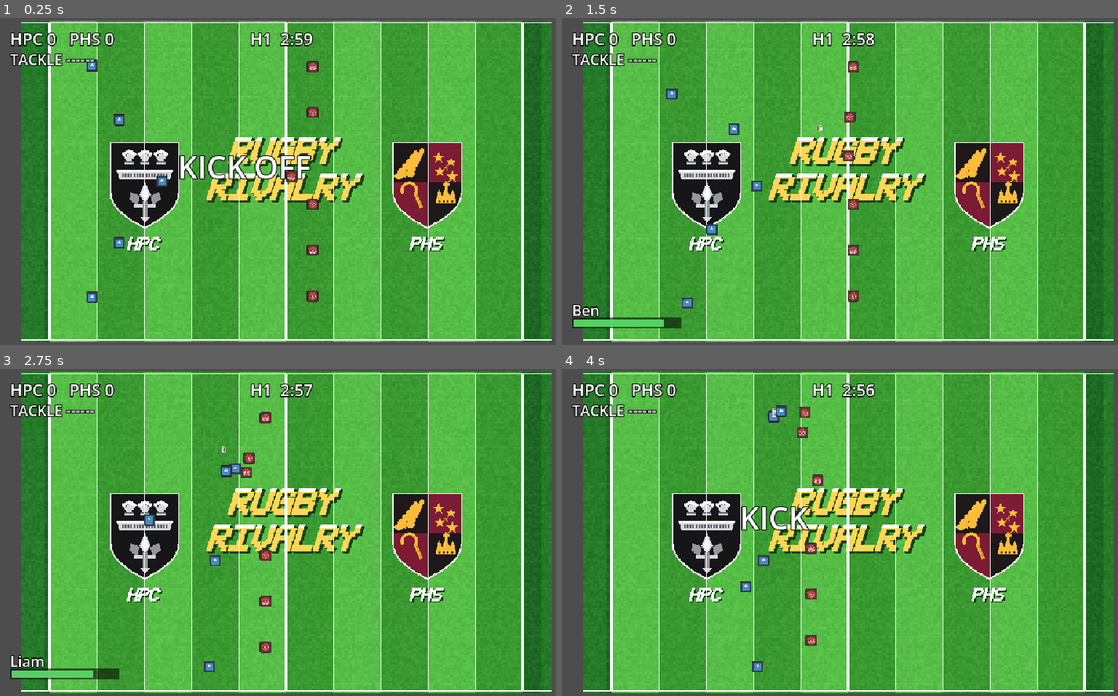
Above: before the commit, frames 1-4 (two rows, left to right).
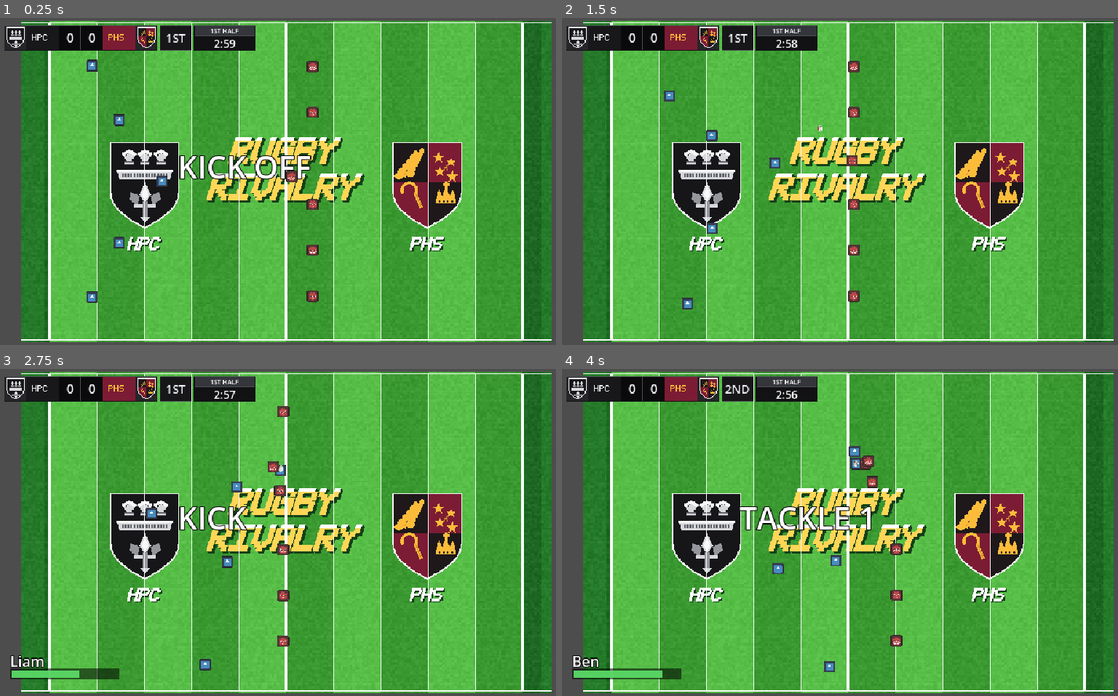
Above: after the commit, the same moments.

Repository: 24143-maker/11DIT_ASSIGMENT
Game: Godot game, scene res://scenes/match/match.tscn
Two runs of this game, one before a commit and one after it. Both use one fixed random seed, a clock stepped at 60 frames per second and the inputs below. The engine's default icon, where the game draws it, is replaced by a stand-in: a white triangle on a blue panel in a dark square.
Inputs:
- Up to frame 1 (0.25 s): no input
- Up to frame 2 (1.5 s): hold D (move_right) 0.53-1.28 s; tap Space (kick) at 0.6, 1.35 s; hold S (move_down) from 1.28 s (still down)
- Up to frame 3 (2.75 s): release S (move_down) at 2.03 s; hold D (move_right) from 2.03 s (still down); tap 2 (kick_bomb) at 2.1 s; tap Space (kick) at 2.3 s
- Up to frame 4 (4 s): release D (move_right) at 2.78 s; hold W (move_up) 2.78-3.53 s; tap 1 (kick_grubber) at 2.85 s; tap Space (kick) at 3.05, 3.8 s; hold A (move_left) from 3.53 s (still down); tap 3 (kick_long) at 3.6 s

The runs differ from the first frame. In frame 1, 3.9% of the frame differs, in the area x 0-57%, y 2-15%; in frame 2, 5.4%; in frame 3, 6.0%; in frame 4, 7.2%, in the area x 0-62%, y 2-95%.

Commit message:
fixing some art and kick off physics also adding scoreboard

Diff:
--- a/scripts/hud.gd
+++ b/scripts/hud.gd
@@ -1,27 +1,60 @@
 extends CanvasLayer
-# Builds the whole HUD in code — no child nodes needed in the editor.
-
-var score_label: Label
+# Builds the whole HUD in code. Only needs the two scoreboard PNGs.
+
+const BOARD_TEX := "res://art/ui/scoreboard_bar.png"
+const CLOCK_TEX := "res://art/ui/clock_panel.png"
+
+# Where the scoreboard sits on screen
+const BOARD_POS := Vector2(10, 8)
+const BOARD_W := 168.0
+const TACKLE_W := 34.0
+const CLOCK_GAP := 3.0
+
+# Team colours, used to tint the tackle cell for whoever is attacking
+const HPC_COLOUR := Color(0.09, 0.09, 0.10)
+const PHS_COLOUR := Color(0.49, 0.11, 0.20)
+
+var board: TextureRect
+var clock_panel: TextureRect
+
+var home_score: Label
+var away_score: Label
+var half_label: Label
 var clock_label: Label
 var tackle_label: Label
+var tackle_cell: ColorRect
+var tackle_edge: ColorRect
 var event_label: Label
+var name_label: Label
+
 var kick_bar: ProgressBar
 var kick_bg: ColorRect
 var kick_label: Label
-
-var _event_timer: float = 0.0
 var stam_bg: ColorRect
 var stam_bar: ColorRect
-var name_label: Label
+
+var _event_timer: float = 0.0
 
 
 func _ready() -> void:
-	score_label = _make_label(Vector2(16, 10), 18)
-	clock_label = _make_label(Vector2(280, 10), 18)
-	tackle_label = _make_label(Vector2(16, 34), 16)
+	_build_scoreboard()
 
 	event_label = _make_label(Vector2(200, 140), 34)
 	event_label.visible = false
+
+	name_label = _make_label(Vector2(16, 310), 16)
+
+	stam_bg = ColorRect.new()
+	stam_bg.position = Vector2(16, 330)
+	stam_bg.size = Vector2(120, 12)
+	stam_bg.color = Color(0, 0, 0, 0.55)
+	add_child(stam_bg)
+
+	stam_bar = ColorRect.new()
+	stam_bar.position = Vector2(18, 332)
+	stam_bar.size = Vector2(116, 8)
+	stam_bar.color = Color(0.35, 0.85, 0.4, 0.95)
+	add_child(stam_bar)
 
 	kick_bg = ColorRect.new()
 	kick_bg.position = Vector2(220, 320)
@@ -39,22 +72,6 @@
 
 	kick_label = _make_label(Vector2(220, 296), 16)
 
-	# Carrier's name, sitting just above the stamina bar
-	name_label = _make_label(Vector2(16, 310), 16)
-
-	# Stamina bar, bottom-left
-	stam_bg = ColorRect.new()
-	stam_bg.position = Vector2(16, 330)
-	stam_bg.size = Vector2(120, 12)
-	stam_bg.color = Color(0, 0, 0, 0.55)
-	add_child(stam_bg)
-
-	stam_bar = ColorRect.new()
-	stam_bar.position = Vector2(18, 332)
-	stam_bar.size = Vector2(116, 8)
-	stam_bar.color = Color(0.35, 0.85, 0.4, 0.95)
-	add_child(stam_bar)
-
 	_set_kick_visible(false)
 	_refresh()
 
@@ -75,45 +92,62 @@
 		m.clock_updated.connect(_on_clock_updated)
 
 
-func _process(delta: float) -> void:
-	_update_stamina()
-
-	if _event_timer > 0.0:
-		_event_timer -= delta
-		if _event_timer <= 0.0:
-			event_label.visible = false
-
-
-func _update_stamina() -> void:
-	if stam_bar == null:
-		return
-
-	for a in get_tree().get_nodes_in_group("attackers"):
-		if a.is_user_controlled:
-			# Name above the bar
-			if name_label:
-				name_label.text = a.player_name
-				name_label.visible = true
-
-			var pct: float = clamp(a.stamina / a.stamina_max, 0.0, 1.0)
-			stam_bar.size.x = 116.0 * pct
-			stam_bg.visible = true
-			stam_bar.visible = true
-
-			# Green when fresh, amber when low, red when spent
-			if pct > 0.5:
-				stam_bar.color = Color(0.35, 0.85, 0.4, 0.95)
-			elif pct > 0.2:
-				stam_bar.color = Color(0.95, 0.75, 0.25, 0.95)
-			else:
-				stam_bar.color = Color(0.9, 0.3, 0.25, 0.95)
-			return
-
-	# Nobody controlled (e.g. during a kick-off) — hide the panel
-	if name_label:
-		name_label.visible = false
-	stam_bg.visible = false
-	stam_bar.visible = false
+func _build_scoreboard() -> void:
+	board = TextureRect.new()
+	if ResourceLoader.exists(BOARD_TEX):
+		board.texture = load(BOARD_TEX)
+	board.position = BOARD_POS
+	board.texture_filter = CanvasItem.TEXTURE_FILTER_NEAREST
+	add_child(board)
+
+	clock_panel = TextureRect.new()
+	if ResourceLoader.exists(CLOCK_TEX):
+		clock_panel.texture = load(CLOCK_TEX)
+	clock_panel.position = Vector2(BOARD_POS.x + BOARD_W + TACKLE_W + CLOCK_GAP * 2.0, BOARD_POS.y)
+	clock_panel.texture_filter = CanvasItem.TEXTURE_FILTER_NEAREST
+	add_child(clock_panel)
+
+	# Score numbers sit in the two dark boxes on the bar
+	# Score boxes on the bar: x 60-83 and 84-107, y 1-26
+	home_score = _make_board_label(Vector2(BOARD_POS.x + 60, BOARD_POS.y + 1), 14, 24, 26)
+	away_score = _make_board_label(Vector2(BOARD_POS.x + 84, BOARD_POS.y + 1), 14, 24, 26)
+
+	# Tackle cell — tinted with whichever team is attacking
+	var tx: float = BOARD_POS.x + BOARD_W + CLOCK_GAP
+	tackle_edge = ColorRect.new()
+	tackle_edge.position = Vector2(tx, BOARD_POS.y)
+	tackle_edge.size = Vector2(TACKLE_W, 28)
+	tackle_edge.color = Color(0.31, 0.31, 0.34)
+	add_child(tackle_edge)
+
+	tackle_cell = ColorRect.new()
+	tackle_cell.position = Vector2(tx, BOARD_POS.y + 1)
+	tackle_cell.size = Vector2(TACKLE_W, 26)
+	tackle_cell.color = HPC_COLOUR
+	add_child(tackle_cell)
+
+	tackle_label = _make_board_label(Vector2(tx, BOARD_POS.y + 1), 13, TACKLE_W, 26)
+
+	# Half + time inside the clock panel
+	# Clock panel is 68 wide. Header strip y 1-10, time area y 12-27.
+	# Font sizes are kept under the box height so the two never collide.
+	var cx: float = BOARD_POS.x + BOARD_W + TACKLE_W + CLOCK_GAP * 2.0
+	half_label = _make_board_label(Vector2(cx + 1, BOARD_POS.y - 5), 7, 66, 10)
+	half_label.clip_text = true
+	clock_label = _make_board_label(Vector2(cx + 1, BOARD_POS.y + 8.5), 12, 66, 16)
+	clock_label.clip_text = true
+
+
+func _make_board_label(pos: Vector2, size: int, width: float, height: float = 26.0) -> Label:
+	var l := Label.new()
+	l.position = pos
+	l.size = Vector2(width, height)
+	l.horizontal_alignment = HORIZONTAL_ALIGNMENT_CENTER
+	l.vertical_alignment = VERTICAL_ALIGNMENT_CENTER
+	l.add_theme_font_size_override("font_size", size)
+	l.add_theme_color_override("font_color", Color.WHITE)
+	add_child(l)
+	return l
 
 
 func _make_label(pos: Vector2, size: int) -> Label:
@@ -127,18 +161,43 @@
 	return l
 
 
+func _process(delta: float) -> void:
+	_update_stamina()
+	if _event_timer > 0.0:
+		_event_timer -= delta
+		if _event_timer <= 0.0:
+			event_label.visible = false
+
+
 func _refresh() -> void:
-	score_label.text = "%s %d   %s %d" % [GameState.HOME_SHORT, GameState.score[0], GameState.AWAY_SHORT, GameState.score[1]]
-	var dots := ""
-	for i in range(GameState.TACKLES_PER_SET):
-		dots += "O" if i < GameState.tackle_count else "-"
-	tackle_label.text = "TACKLE " + dots
+	home_score.text = str(GameState.score[0])
+	away_score.text = str(GameState.score[1])
+	# 1ST, 2ND, 3RD ... for the current tackle in the set
+	var n: int = clamp(GameState.tackle_count + 1, 1, GameState.TACKLES_PER_SET)
+	tackle_label.text = _ordinal(n)
+
+	# The cell takes the attacking team's colour
+	if tackle_cell:
+		tackle_cell.color = HPC_COLOUR if GameState.possession == 0 else PHS_COLOUR
+		tackle_label.add_theme_color_override(
+			"font_color",
+			Color(0.93, 0.94, 0.96) if GameState.possession == 0 else Color(0.99, 0.74, 0.23)
+		)
+
+
+func _ordinal(n: int) -> String:
+	match n:
+		1: return "1ST"
+		2: return "2ND"
+		3: return "3RD"
+		_: return str(n) + "TH"
 
 
 func _on_clock_updated(seconds: float, half: int) -> void:
 	var m := int(seconds) / 60
 	var s := int(seconds) % 60
-	clock_label.text = "H%d  %d:%02d" % [half, m, s]
+	clock_label.text = "%d:%02d" % [m, s]
+	half_label.text = "1ST HALF" if half == 1 else "2ND HALF"
 
 
 func show_event(text: String) -> void:
@@ -148,6 +207,31 @@
 	_refresh()
 
 
+func _update_stamina() -> void:
+	if stam_bar == null:
+		return
+	for a in get_tree().get_nodes_in_group("attackers"):
+		if a.is_user_controlled:
+			if name_label:
+				name_label.text = a.player_name
+				name_label.visible = true
+			var pct: float = clamp(a.stamina / a.stamina_max, 0.0, 1.0)
+			stam_bar.size.x = 116.0 * pct
+			stam_bg.visible = true
+			stam_bar.visible = true
+			if pct > 0.5:
+				stam_bar.color = Color(0.35, 0.85, 0.4, 0.95)
+			elif pct > 0.2:
+				stam_bar.color = Color(0.95, 0.75, 0.25, 0.95)
+			else:
+				stam_bar.color = Color(0.9, 0.3, 0.25, 0.95)
+			return
+	if name_label:
+		name_label.visible = false
+	stam_bg.visible = false
+	stam_bar.visible = false
+
+
 func _set_kick_visible(v: bool) -> void:
 	kick_bar.visible = v
 	kick_bg.visible = v
--- a/scripts/match.gd
+++ b/scripts/match.gd
@@ -19,6 +19,7 @@
 var scoring: bool = false
 var kickoff_chase: bool = false
 var kickoff_landing: Vector2 = Vector2.ZERO
+var kickoff_receiver: Node2D = null    # locked once, never reassigned
 var kick_chaser: Node2D = null          # the one player committed to chasing a kick
 var kick_control_delay: float = 0.0     # counts down before control switches to them
 
@@ -118,6 +119,7 @@
 	GameState.reset_set()
 	kickoff_in_progress = true
 	kickoff_chase = false
+	kickoff_receiver = null
 	kick_chaser = null
 	kick_control_delay = 0.0
 	current_carrier = null
@@ -186,6 +188,18 @@
 	var power: float = clamp(to_target.length() / 420.0, 0.55, 1.0)
 	ball.kick(kicker.global_position, dir, power, "long")
 
+	# LOCK the receiver now, based on where the ball is actually going.
+	# Never reassign — swapping mid-flight is what caused the jitter.
+	kickoff_receiver = _closest_in_group_to("attackers", kickoff_landing)
+	if kickoff_receiver:
+		for a in get_tree().get_nodes_in_group("attackers"):
+			a.is_chasing_ball = false
+			a.is_user_controlled = false
+			if a != kickoff_receiver:
+				a.advance_to_x = kickoff_landing.x - 60.0
+		kickoff_receiver.is_chasing_ball = true
+		kickoff_receiver.chase_ball_pos = kickoff_landing
+
 	kickoff_chase = true
 	kicker.state = Defender.State.RETREAT
 
@@ -227,6 +241,10 @@
 
 
 func _set_control(who: Node2D) -> void:
+	# While a kick-off is in flight, only the locked receiver may ever be given
+	# control. This stops any other system reassigning it mid-flight.
+	if kickoff_in_progress and kickoff_receiver != null and who != kickoff_receiver:
+		return
 	for a in get_tree().get_nodes_in_group("attackers"):
 		a.is_user_controlled = (a == who)
 
@@ -314,13 +332,17 @@
 		_stop_attacker_chase()
 		kickoff_chase = false
 		return
+	# Keep chasing whether the ball is still flying or already rolling
 	if not ball.in_flight and not ball.is_loose:
 		_stop_attacker_chase()
 		kickoff_chase = false
 		return
 
-	# Nobody is driven by the human during the kick-off — the AI collects it
-	_attackers_chase(ball, 2, false)
+	# Only the locked receiver chases, and we just refresh their target.
+	# No re-sorting, so control and roles cannot flicker.
+	if kickoff_receiver and is_instance_valid(kickoff_receiver):
+		kickoff_receiver.is_chasing_ball = true
+		kickoff_receiver.chase_ball_pos = ball.global_position
 
 
 # The nearest N attackers go for the ball. They move themselves in their own
@@ -356,6 +378,7 @@
 
 
 func _stop_attacker_chase() -> void:
+	kickoff_receiver = null
 	for a in get_tree().get_nodes_in_group("attackers"):
 		a.is_chasing_ball = false
 		a.advance_to_x = -1.0
@@ -400,6 +423,9 @@
 # ---------- LOOSE BALL ----------
 
 func _on_ball_became_loose(_pos: Vector2) -> void:
+	# During a kick-off the receiver is already locked in — leave it alone
+	if kickoff_in_progress:
+		return
 	chasing_loose = true
 	GameState.phase = GameState.Phase.OPEN_PLAY
 	for a in get_tree().get_nodes_in_group("attackers"):
@@ -416,6 +442,8 @@
 
 
 func _steer_defender_to_loose_ball() -> void:
+	if kickoff_in_progress:
+		return
 	var ball: Ball = get_ball()
 	if ball == null or ball.carrier != null:
 		_stop_attacker_chase()
Binary file added: art/ui/clock_panel.png
Not shown, added: art/ui/clock_panel.png.import
Binary file added: art/ui/scoreboard_bar.png
Not shown, added: art/ui/scoreboard_bar.png.import
